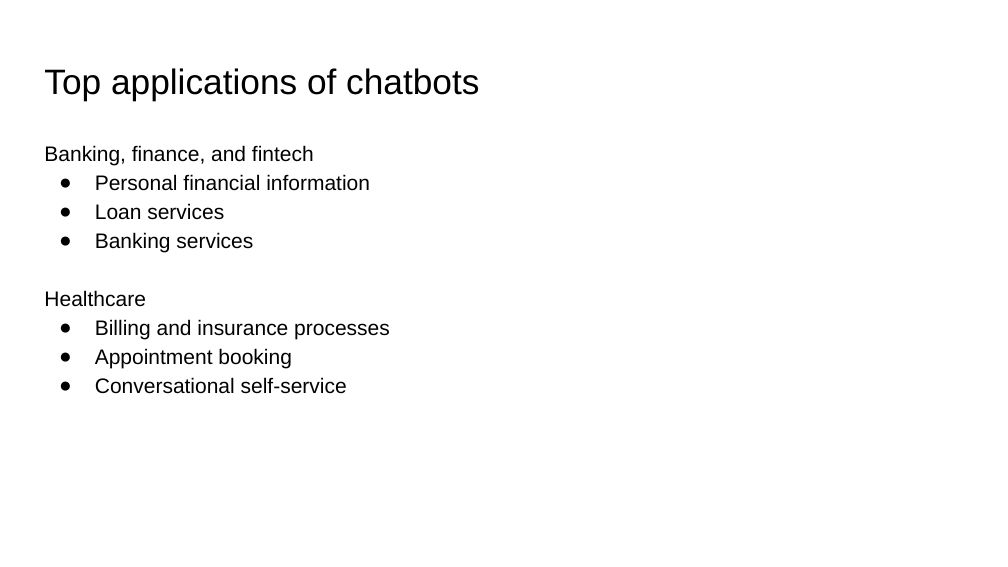
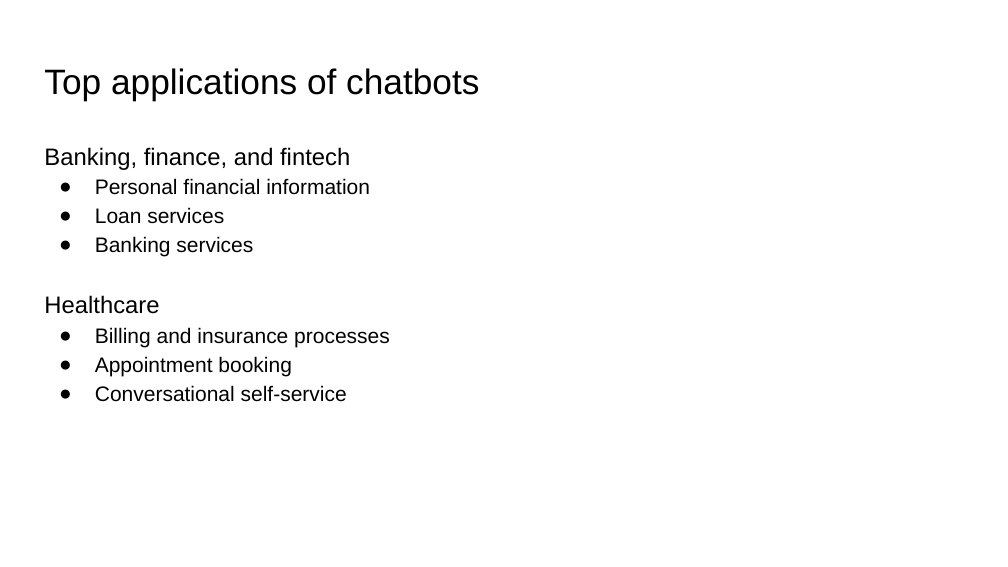
Before and after one commit to saurabhjojare/Chatbot-Response-System, a slide deck: slide 5 of Chatbot Response System.pptx. Drawn at 1008x567 pixels with LibreOffice and Linux fonts; fonts in the diff are those of the drawing. Boxes give left, top, right and bottom in pixels: in the first picture for what was removed or moved away, otherwise in the second. Text is boxed around its words. In the diff, an @@ line names an element or a change of style, - is before the commit and + after.

```diff
--- a/Chatbot Response System.pptx
+++ b/Chatbot Response System.pptx
@@ text at bbox=[44, 147, 350, 314]: size 15 to 17 pt in "Banking, finance, and fintech", "Healthcare" @@
```
Also in this commit, not shown: 7 other slides changed.
